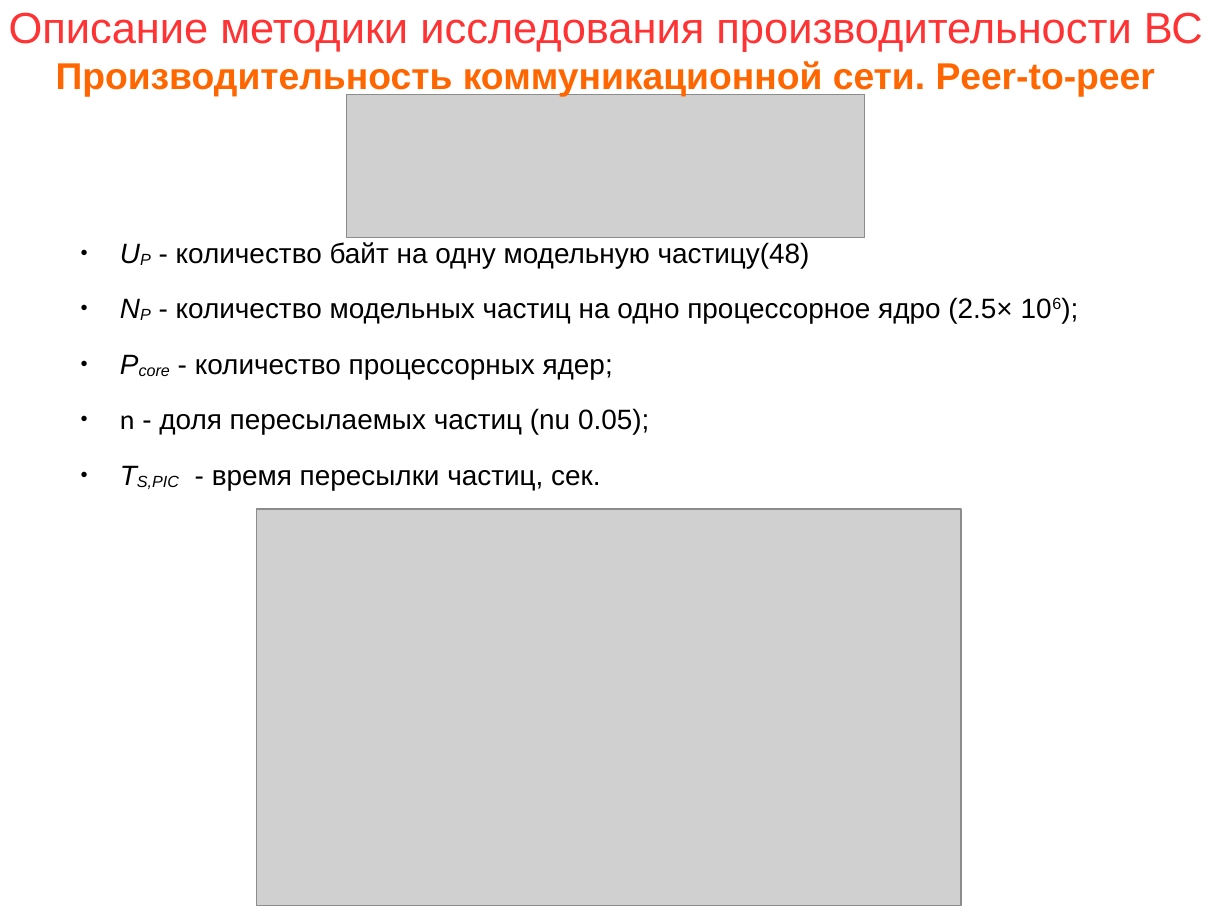
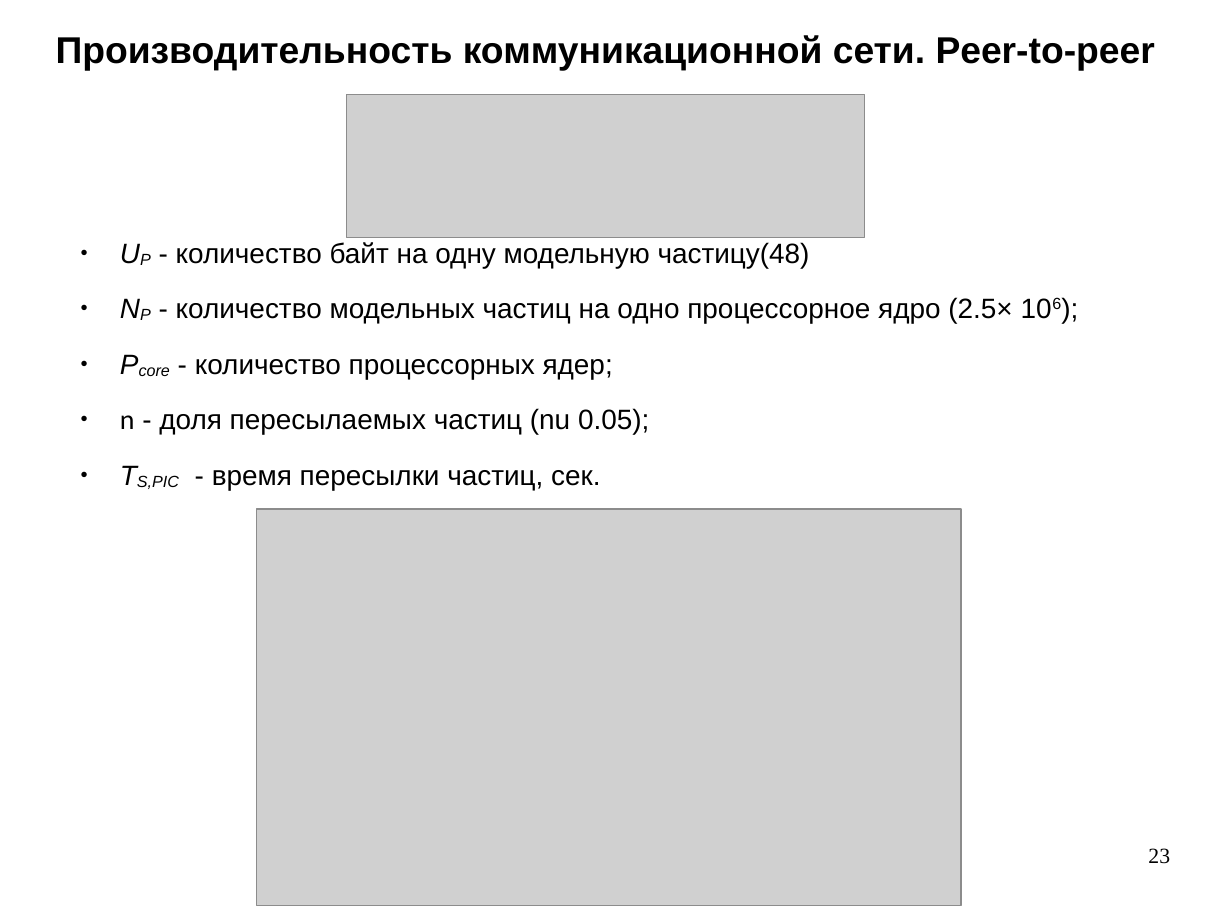
Before and after one commit to snytav/Russian-Phd-LaTeX-Dissertation-Template, a slide deck: slide 23 of Presentation/presentation_SnytnikovAV.odp (slide 44 before the commit). Drawn at 1232x924 pixels with LibreOffice and Linux fonts; fonts in the diff are those of the drawing; grey boxes stand for pictures. Boxes give left, top, right and bottom in pixels: in the first picture for what was removed or moved away, otherwise in the second. Text is boxed around its words. In the diff, an @@ line names an element or a change of style, - is before the commit and + after.

```diff
--- a/Presentation/presentation_SnytnikovAV.odp
+++ b/Presentation/presentation_SnytnikovAV.odp
@@ title at (x1=56, y1=35, x2=1155, y2=70): text changed; text colour #FF6600 to #000000 @@
-Описание методики исследования производительности ВС
-Производительность коммуникационной сети. Peer-to-peer
+Производительность коммуникационной сети. Peer-to-peer
@@ page number added at (x1=1148, y1=848, x2=1170, y2=864), 14 pt, text #000000 @@
+23
```
Also in this commit, not shown: 27 other slides changed, 6 slides added, 24 slides removed, 4 other files.
